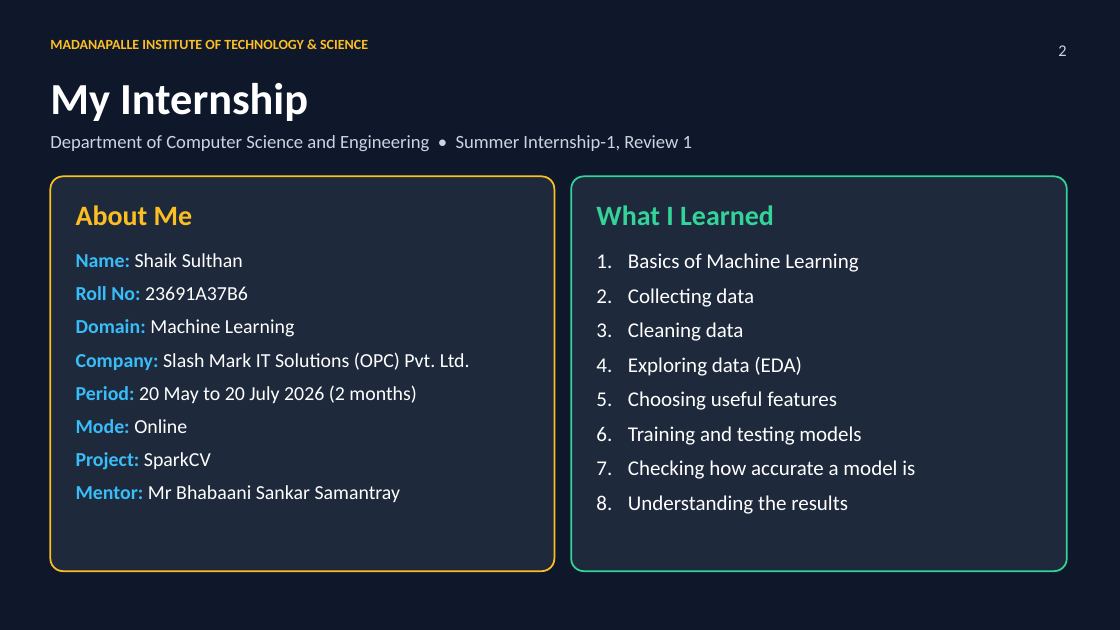
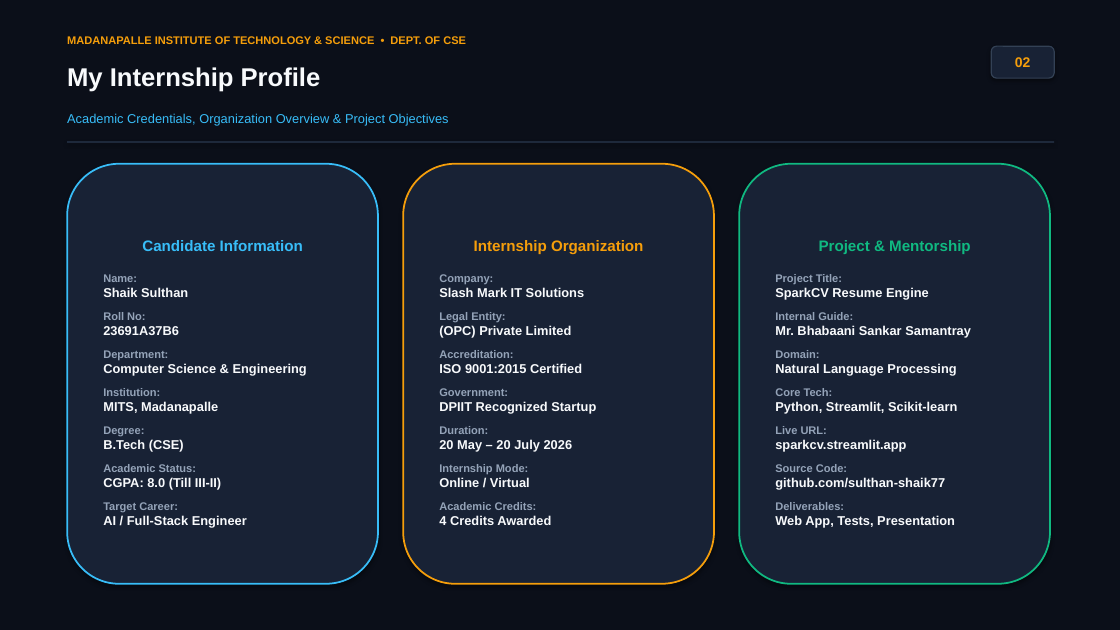
Before and after one commit to sulthan-shaik77/Sparkcv, a slide deck: slide 2 of SparkCV_Project_Presentation.pptx. Drawn at 1120x630 pixels with LibreOffice and Linux fonts; fonts in the diff are those of the drawing. Boxes give left, top, right and bottom in pixels: in the first picture for what was removed or moved away, otherwise in the second. Text is boxed around its words. In the diff, an @@ line names an element or a change of style, - is before the commit and + after.

```diff
--- a/SparkCV_Project_Presentation.pptx
+++ b/SparkCV_Project_Presentation.pptx
@@ background #0F172A to #0B0F19 @@
@@ text at [67, 36, 466, 44]: text changed; size 12 to 9.5 pt; font Calibri to Arial; text colour #FBBF24 to #F59E0B @@
-MADANAPALLE INSTITUTE OF TECHNOLOGY & SCIENCE
+MADANAPALLE INSTITUTE OF TECHNOLOGY & SCIENCE • DEPT. OF CSE
@@ text "MADANAPALLE INSTITUTE OF TECHNOLOGY & ..." at [67, 36, 466, 44]: vertical alignment middle to top @@
@@ rounded rectangle added at [991, 46, 1054, 78], fill #182235, outline #334155 1 pt, 12 pt, text #F59E0B, bold @@
+02
@@ text removed at [1058, 45, 1066, 56] @@
-2
@@ text "My Internship Profile" at [67, 67, 321, 92]: vertical alignment middle to top @@
@@ text at [67, 67, 321, 92]: text changed; size 38 to 22 pt; font Calibri to Arial; text colour #FFFFFF to #F8FAFC @@
-My Internship
+My Internship Profile
@@ text added at [67, 113, 449, 126], 11 pt, text #38BDF8 @@
+Academic Credentials, Organization Overview & Project Objectives
@@ text removed at [50, 135, 692, 151] @@
-Department of Computer Science and Engineering • Summer Internship-1, Review 1
@@ rectangle added at [67, 141, 1054, 143], fill #1E293B @@
@@ rounded rectangle removed at [50, 176, 555, 571] @@
@@ rounded rectangle added at [67, 164, 378, 584], fill #182235, outline #38BDF8 1.5 pt, 11 pt, text #F8FAFC, bold @@
+Candidate Information
+Name:
+Shaik Sulthan
+Roll No:
+23691A37B6
+Department:
+Computer Science & Engineering
+Institution:
+MITS, Madanapalle
+Degree:
+B.Tech (CSE)
+Academic Status:
+CGPA: 8.0 (Till III-II)
+Target Career:
+AI / Full-Stack Engineer
@@ rounded rectangle "Internship Organization": place and size @@
-rounded rectangle "Internship Organization" at [76, 253, 470, 502]
+rounded rectangle "Internship Organization" at [403, 164, 714, 584]
@@ rounded rectangle "Internship Organization" at [403, 164, 714, 584]: vertical alignment top to middle; fill none to #182235; outline none to #F59E0B 1.5 pt; shadow on @@
@@ rounded rectangle "Project & Mentorship": place and size @@
-rounded rectangle "Project & Mentorship" at [571, 176, 1067, 571]
+rounded rectangle "Project & Mentorship" at [739, 164, 1050, 584]
@@ rounded rectangle "Project & Mentorship" at [739, 164, 1050, 584]: fill #1E293B to #182235; outline #34D399 1.5 pt to #10B981 1.5 pt; shadow on; proportions changed @@
@@ text removed at [76, 205, 193, 225] @@
-About Me
@@ text removed at [596, 205, 774, 225] @@
-What I Learned
@@ text in rounded rectangle at [439, 240, 643, 525]: text changed; size 17 to 11 pt; font Calibri to Arial; text colour #FFFFFF to #F8FAFC; bold on @@
-Name: Shaik Sulthan
-Roll No: 23691A37B6
-Domain: Machine Learning
-Company: Slash Mark IT Solutions (OPC) Pvt. Ltd.
-Period: 20 May to 20 July 2026 (2 months)
-Mode: Online
-Project: SparkCV
-Mentor: Mr Bhabaani Sankar Samantray
+Internship Organization
+Company:
+Slash Mark IT Solutions
+Legal Entity:
+(OPC) Private Limited
+Accreditation:
+ISO 9001:2015 Certified
+Government:
+DPIIT Recognized Startup
+Duration:
+20 May – 20 July 2026
+Internship Mode:
+Online / Virtual
+Academic Credits:
+4 Credits Awarded
@@ text removed at [628, 253, 915, 514] @@
-1. Basics of Machine Learning
-2. Collecting data
-3. Cleaning data
-4. Exploring data (EDA)
-5. Choosing useful features
-6. Training and testing models
-7. Checking how accurate a model is
-8. Understanding the results
@@ text in rounded rectangle at [775, 240, 971, 528]: text added @@
+Project & Mentorship
+Project Title:
+SparkCV Resume Engine
+Internal Guide:
+Mr. Bhabaani Sankar Samantray
+Domain:
+Natural Language Processing
+Core Tech:
+Python, Streamlit, Scikit-learn
+Live URL:
+sparkcv.streamlit.app
+Source Code:
+github.com/sulthan-shaik77
+Deliverables:
+Web App, Tests, Presentation
```
Also in this commit, not shown: 4 other slides changed, 6 slides added, 6 slides removed, 3 other files.
